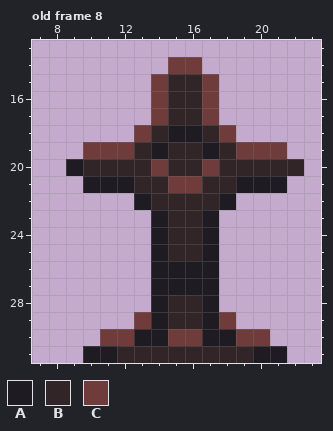
Two states of a pixel-art file, units/players/invaders.aseprite. Above is the file before it was changed.
32x32 pixels, 9 frames. Shown: old frame 8: x 7..23, y 13..31. The commit also changed other frames, which this record leaves out.
Visible layers, top first: "Lumi/tweak", "Lumi/hair", "Lumi/jacket", "Lumi/suit", "Lumi/head", "Lumi/body".
Palette (. is transparent): A #1f1b23  B #312528  C #703b3b
Pixels before, old frame 8, first column x 9:
14 ......CC......
15 .....CBBC.....
16 .....CBBC.....
17 .....CBBC.....
18 ....CBAABC....
19 .CCCBABBABCCC.
20 ABBBBCBBCBBBBB
21 .AAABBCCBBAAA.
22 ....ABBBBA....
23 .....ABBA.....
24 .....ABBA.....
25 .....ABBA.....
26 .....AAAA.....
27 .....AAAA.....
28 .....ABBA.....
29 ....CABBAC....
30 ..CCAACCAACC..
31 .AABBBBBBBBAA.
The result:
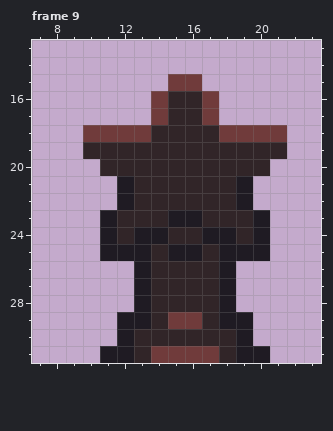
A new or re-ordered frame is compared with the old frame closest to it.
The exact change:
frames 9 -> 10
layer "Jelly/main" now shown
layer "Lumi/body" now hidden
Changed rows in their new state; - is an unchanged pixel.
Frame 9 is new; against old frame 8:
first column x 9:
14 ------..------
15 -----.CC.-----
18 -CCC--BB--CCC-
19 -BBB-B--B-BBB-
20 ..---B--B---..
21 -..---BB---..-
22 ---AB----BA---
23 --ABBBAABBBA--
24 --ABA----ABA--
25 --AAABAABAAA--
26 ----ABBBBA----
27 ----ABBBBA----
28 ----AB--BA----
29 ---AABCCBAA---
30 --.ABBBBBBA.--
31 -.-A-CCCC-A-.-
